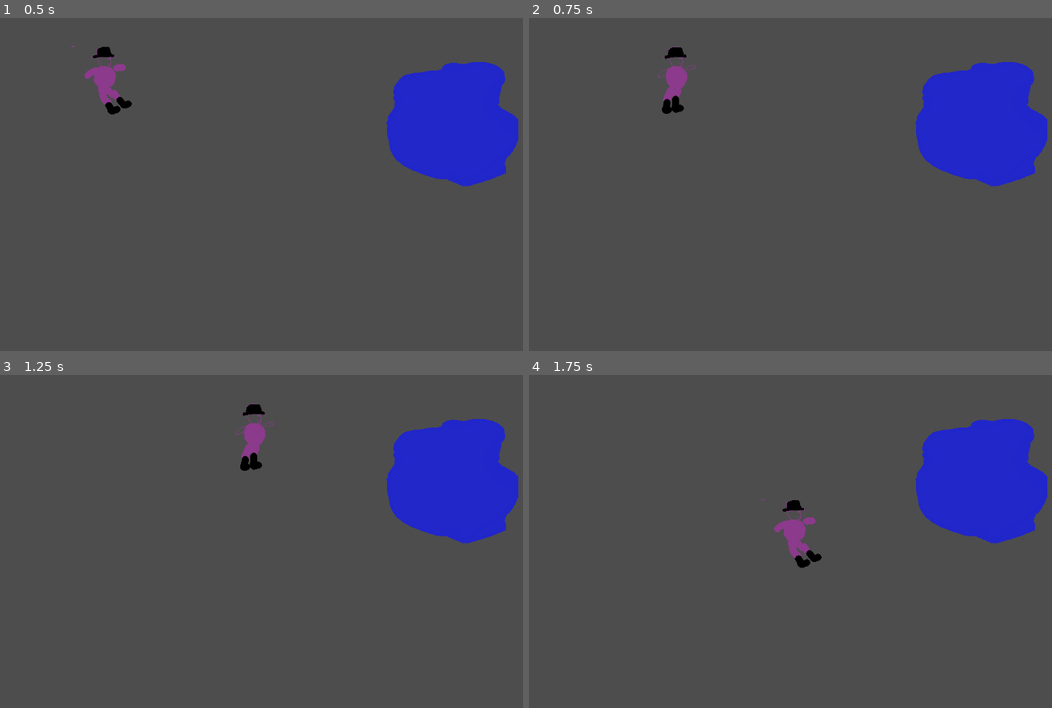
Above: before the commit, frames 1-4 (two rows, left to right).
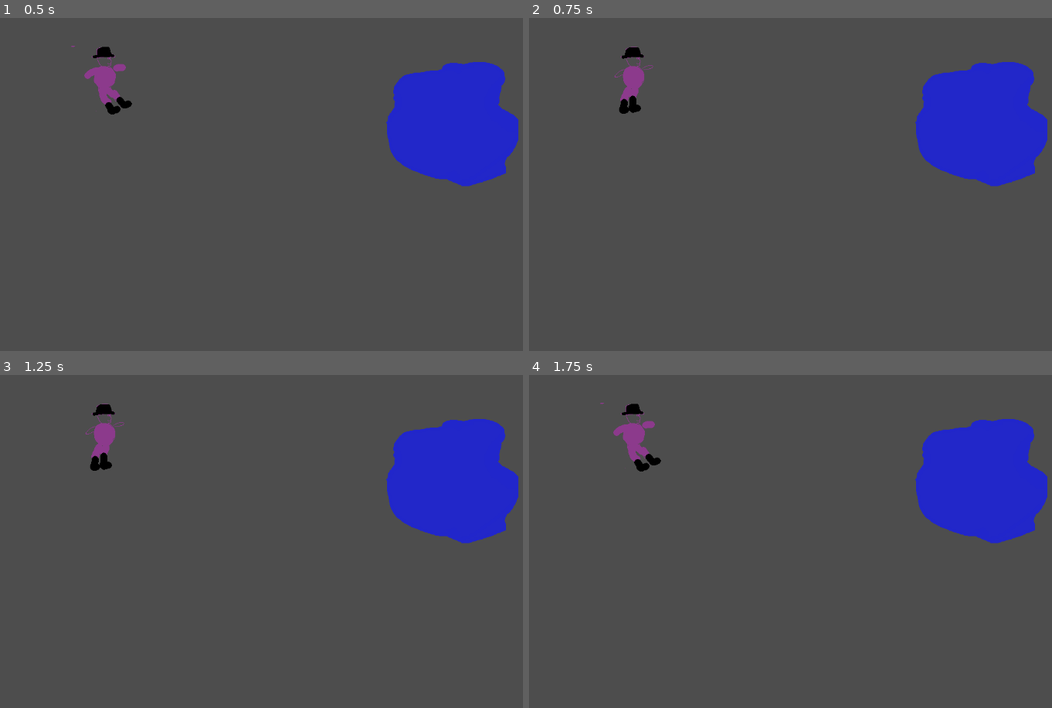
Above: after the commit, the same moments.

Repository: Alexander-Komyakov/first_godot_game
Game: Godot game, scene res://main.tscn
Two runs of this game, one before a commit and one after it. Both use one fixed random seed, a clock stepped at 60 frames per second and the inputs below.
Inputs (mouse positions are in pixels of both pictures, inside the frame that each line leads up to):
- Up to frame 1 (0.5 s): no input
- Up to frame 2 (0.75 s): tap Enter (ui_accept) at 0.5 s; move the mouse to (952, 161) at 0.52 s; hold Right (ui_right) from 0.53 s (still down); hold Enter (ui_accept) from 0.53 s (still down); click (952, 161) at 0.67 s
- Up to frame 3 (1.25 s): keep holding Right (ui_right); keep holding Enter (ui_accept)
- Up to frame 4 (1.75 s): move the mouse to (691, 551) at 1.27 s; release Right (ui_right) at 1.28 s; release Enter (ui_accept) at 1.28 s; hold Down (ui_down) from 1.28 s (still down); tap F at 1.35 s; tap Enter (ui_accept) at 1.52, 1.55 s

Frame 1 is identical in both runs. In frame 2, 1.2% of the frame differs, in the area x 16-32%, y 8-29%; in frame 3, 1.2%; in frame 4, 1.4%, in the area x 13-56%, y 8-59%.

Commit message:
add fishing

Diff:
--- /dev/null
+++ b/fishing.gd
@@ -0,0 +1,72 @@
+extends CanvasLayer
+
+signal fishing_result(success: bool)
+
+var fish_on = false
+var tween = create_tween()
+var moving_indicator = ColorRect.new()
+var target_zone = ColorRect.new()
+var fishing_bar = ColorRect.new()
+
+func go_loop():
+    tween = create_tween()
+    tween.tween_property(moving_indicator, "position:y", 40.0, 1.3)  # Вправо за 2 сек
+    tween.tween_property(moving_indicator, "position:y", 330-target_zone.size[0], 1.3)   # Влево за 2 сек
+
+    tween.set_loops()  # Зациклить
+
+func stop_loop():
+    tween.kill()
+
+func _ready():
+    # Создаем полосу для индикатора
+    fishing_bar.size = Vector2(48, 300)
+    fishing_bar.position = Vector2(150, 35)
+    fishing_bar.color = Color.LIGHT_GRAY
+    add_child(fishing_bar)
+
+    # Создаем движущийся индикатор (зеленый)
+    target_zone.size = Vector2(44, 30)
+    target_zone.position = Vector2(152, 80)
+    target_zone.color = Color.GREEN
+    add_child(target_zone)
+
+    # Создаем целевую зону (красный)
+    moving_indicator.size = Vector2(44, 30)
+    moving_indicator.position = Vector2(152, 80)
+    moving_indicator.color = Color.RED
+    add_child(moving_indicator)
+    go_loop()
+
+func check_hit():
+    if target_zone.position[1] <= moving_indicator.position[1]+moving_indicator.size[1] and target_zone.position[1] + target_zone.size[1] >= moving_indicator.position[1]:
+        return true
+    else:
+        return false
+
+func _process(delta):
+    if fish_on == true:
+        if Input.is_action_just_pressed("ui_accept"):
+            stop_loop()
+            var success = check_hit()
+            fish_on = false
+            show_result(success)
+
+func show_result(success: bool):
+    var result_text = Label.new()
+    result_text.position = Vector2(50, 200)
+
+    if success:
+        result_text.text = "УСПЕХ!"
+        result_text.add_theme_color_override("font_color", Color.GREEN)
+    else:
+        result_text.text = "ПРОВАЛ!"
+        result_text.add_theme_color_override("font_color", Color.RED)
+
+    add_child(result_text)
+
+    # Удалить через 2 секунды
+    await get_tree().create_timer(2.0).timeout
+    result_text.queue_free()
+    fishing_result.emit(success)  # Отправляем результат
+    go_loop()
--- /dev/null
+++ b/fishing.tscn
@@ -0,0 +1,7 @@
+[gd_scene load_steps=2 format=3 uid="uid://b4k4f4hc7t7e1"]
+
+[ext_resource type="Script" uid="uid://dn6lmhe278r4w" path="res://fishing.gd" id="1_xb554"]
+
+[node name="fishing" type="CanvasLayer"]
+visible = false
+script = ExtResource("1_xb554")
--- a/main.tscn
+++ b/main.tscn
@@ -1,7 +1,8 @@
-[gd_scene load_steps=3 format=3 uid="uid://glhl6xhpy37x"]
+[gd_scene load_steps=4 format=3 uid="uid://glhl6xhpy37x"]
 
 [ext_resource type="PackedScene" uid="uid://x7ixskn1mbjl" path="res://player.tscn" id="1_0xm2m"]
 [ext_resource type="PackedScene" uid="uid://ca27digfwqrcd" path="res://pool.tscn" id="2_h2yge"]
+[ext_resource type="PackedScene" uid="uid://b4k4f4hc7t7e1" path="res://fishing.tscn" id="3_h2yge"]
 
 [node name="main" type="Node2D"]
 
@@ -10,3 +11,5 @@
 
 [node name="pool" parent="." instance=ExtResource("2_h2yge")]
 position = Vector2(881, 216)
+
+[node name="fishing" parent="." instance=ExtResource("3_h2yge")]
--- a/player_move.gd
+++ b/player_move.gd
@@ -2,22 +2,26 @@
 
 @export var speed: float = 400
 
+@export var can_move: bool = true
+
 func get_input():
-	var input_direction = Input.get_vector("ui_left", "ui_right", "ui_up", "ui_down")
-	velocity = input_direction * speed
+    var input_direction = Input.get_vector("ui_left", "ui_right", "ui_up", "ui_down")
+    velocity = input_direction * speed
 
 func _physics_process(delta):
-	get_input()
-	var input_vector = Vector2.ZERO
+    if can_move == false:
+        return
+    get_input()
+    var input_vector = Vector2.ZERO
 
-	# Получаем ввод со всех направлений
-	input_vector.x = Input.get_axis("ui_left", "ui_right")
-	input_vector.y = Input.get_axis("ui_up", "ui_down")
+    # Получаем ввод со всех направлений
+    input_vector.x = Input.get_axis("ui_left", "ui_right")
+    input_vector.y = Input.get_axis("ui_up", "ui_down")
 
-	# Нормализуем вектор, чтобы диагональное движение не было быстрее
-	if input_vector.length() > 0:
-		input_vector = input_vector.normalized()
+    # Нормализуем вектор, чтобы диагональное движение не было быстрее
+    if input_vector.length() > 0:
+        input_vector = input_vector.normalized()
 
-	velocity = input_vector * speed
-	move_and_collide(velocity * delta)
-	#move_and_slide()
+    velocity = input_vector * speed
+    move_and_collide(velocity * delta)
+    #move_and_slide()
--- a/pools.gd
+++ b/pools.gd
@@ -1,32 +1,39 @@
 extends StaticBody2D
-
 
 var is_entered: bool = false
 var is_take: bool = false
 
-func take_fish():
-    print("ловлю")
-
 func _ready():
     $detector.body_entered.connect(_on_player_entered)
     $detector.body_exited.connect(_on_player_exited)
+    var fish = get_node("../fishing")
+    fish.fishing_result.connect(_on_fishing_result)
+
 
 func _on_player_entered(body):
     if body.name == "player":
         is_entered = true
-        print("player коснулся детектора!")
 
 func _on_player_exited(body):
     if body.name == "player":
         is_entered = false
-        print("player вышел из детектора!")
 
 func _input(event):
-    if event.is_action_pressed("ui_accept"):
+    if event.is_action_pressed("ui_accept") and is_take == false:
         is_take = true
-        take_fish()
+        get_node("../player").can_move = false
         var random_time = randf_range(2.0, 5.0)
-        print("Таймер запущен на ", random_time, " секунд")
         var timer = get_tree().create_timer(random_time)
         await timer.timeout
-        print("Случайный таймер завершен!")
+        fish_on("easy")
+
+func fish_on(dificulty):
+    var fish = get_node("../fishing")
+    fish.show() #fish.hide()
+    fish.fish_on = true
+
+func _on_fishing_result(success: bool):
+    var fish = get_node("../fishing")
+    fish.hide()
+    get_node("../player").can_move = true
+    is_take = false
Not shown, changed: addons/vim-plugin/godot-vim.gd
Not shown, added: build/build_web.apple-touch-icon.png.import
Not shown, added: build/build_web.icon.png.import
Not shown, added: build/build_web.png.import
Not shown, added: build/index.apple-touch-icon.png.import
Not shown, added: build/index.icon.png.import
Not shown, added: build/index.png.import
Not shown, added: export_presets.cfg
Not shown, added: fishing.gd.uid
Not shown, removed: .pools.gd.swp
Not shown, added: build/build_web.apple-touch-icon.png
Not shown, added: build/build_web.audio.position.worklet.js
(and 16 more such lines)
